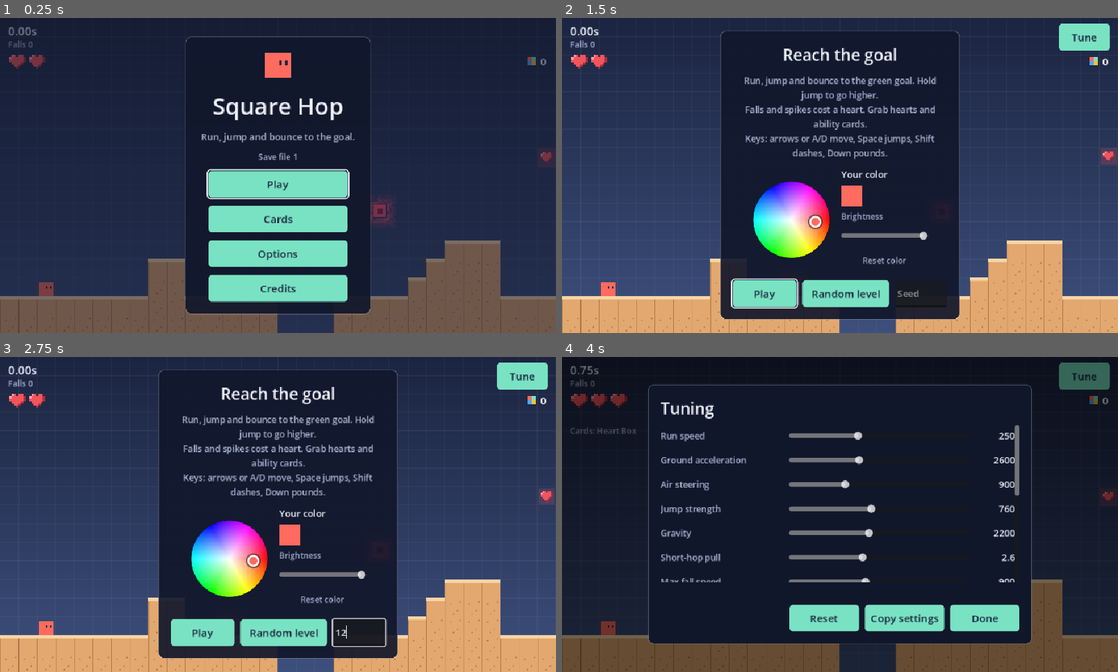
Above: before the commit, frames 1-4 (two rows, left to right).
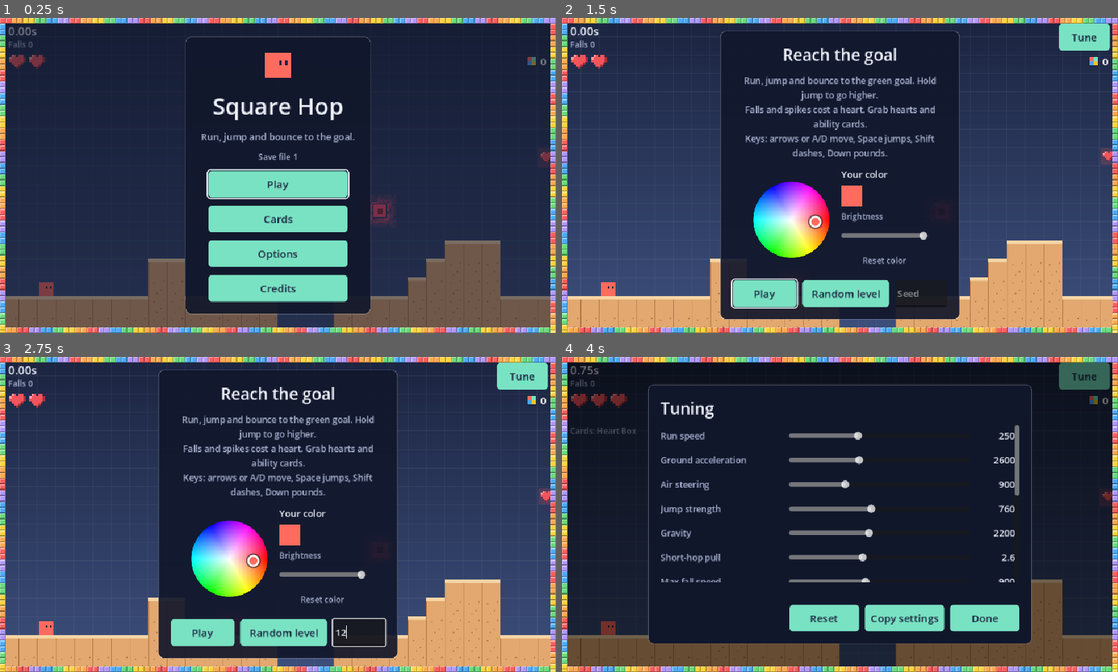
Above: after the commit, the same moments.

Repository: Wut-Lab/Gdtest
Game: Godot game, scene res://scenes/main.tscn
Same seed, same stepped clock (60 frames per second), same inputs: the game is played once before the commit and once after it.
Inputs (mouse positions are in pixels of both pictures, inside the frame that each line leads up to):
- Up to frame 1 (0.25 s): no input
- Up to frame 2 (1.5 s): click "Play" at 0.5 s; click "File 1 · Current New game" at 1.25 s
- Up to frame 3 (2.75 s): click (361, 634) at 2.02 s; type "12" at 2.1 s
- Up to frame 4 (4 s): click "Play" at 2.75 s; click "Tune" at 3.5 s

The runs differ from the first frame. In frame 1, 5.5% of the frame differs, in the area x 0-100%, y 0-100%; in frame 2, 5.5%; in frame 3, 5.5%; in frame 4, 5.5%.

Commit message:
Phone controls in a black bar at the bottom with animated 3D block keys; rainbow block border around the screen
The camera keeps the level above the bar.

Co-Authored-By: Claude Opus 5.5 <noreply@anthropic.com>
Claude-Session: https://claude.ai/code/session_013BExeNvw9cRKcGMw9Cx8kr

Diff:
--- a/scripts/main.gd
+++ b/scripts/main.gd
@@ -66,6 +66,8 @@
 	get_viewport().size_changed.connect(_on_screen_changed)
 	_on_screen_changed()
 	_start_music()
+	$TouchControls.bar_changed.connect(_fit_to_bar)
+	add_child(ScreenBorder.new())
 	hud.set_pixels(CardCollection.pixels)
 	_setup_web_bridge()
 
@@ -100,6 +102,7 @@
 	var visible := get_viewport().get_visible_rect().size
 	var z := maxf(1.0, visible.y / 760.0)
 	player.camera.zoom = Vector2(z, z)
+	_fit_to_bar()
 
 
 ## Keep the camera inside the level, and treat falling below it as a fall.
@@ -111,10 +114,21 @@
 	player.camera.limit_right = int(b.end.x)
 	player.camera.limit_top = -100000
 	player.camera.limit_bottom = int(b.end.y)
+	_fit_to_bar()
 	player.fall_limit_y = b.end.y + 80.0
 
 
 ## Replace the current level with a text map and start playing it.
+## On touchscreens the controls sit in a black bar along the bottom. Shift the camera so the
+## player is centered in the space above it, and let it show the bar's height below the
+## level's floor so the ground ends right at the bar's top edge.
+func _fit_to_bar() -> void:
+	var bar: float = $TouchControls.bar_height() / player.camera.zoom.y
+	player.camera.offset.y = bar / 2.0
+	# The offset is added after the limit, so the limit only needs the other half.
+	player.camera.limit_bottom = int(level.get_bounds().end.y + bar / 2.0)
+
+
 func load_level_text(text: String) -> void:
 	level.load_map_text(text)
 	_sync_chests()
--- /dev/null
+++ b/scripts/screen_border.gd
@@ -0,0 +1,49 @@
+class_name ScreenBorder
+extends CanvasLayer
+## A frame of rainbow 3D blocks around the whole screen, drawn above everything else.
+
+const BLOCK := 10.0
+const COLORS := [Color("ff5e5e"), Color("ffa94d"), Color("ffd43b"), Color("69db7c"),
+	Color("4dabf7"), Color("b197fc")]
+
+var _canvas: Control
+
+
+func _ready() -> void:
+	layer = 50
+	_canvas = Control.new()
+	_canvas.set_anchors_and_offsets_preset(Control.PRESET_FULL_RECT)
+	_canvas.mouse_filter = Control.MOUSE_FILTER_IGNORE
+	_canvas.draw.connect(_draw_border)
+	add_child(_canvas)
+	get_viewport().size_changed.connect(_canvas.queue_redraw)
+
+
+func _draw_border() -> void:
+	var size := _canvas.size
+	var n := 0
+	# Walk around the edge clockwise so the rainbow flows all the way round.
+	var cols := int(ceil(size.x / BLOCK))
+	var rows := int(ceil(size.y / BLOCK))
+	for i in cols:
+		_block(Vector2(i * BLOCK, 0.0), n)
+		n += 1
+	for j in range(1, rows):
+		_block(Vector2(size.x - BLOCK, j * BLOCK), n)
+		n += 1
+	for i in range(cols - 2, -1, -1):
+		_block(Vector2(i * BLOCK, size.y - BLOCK), n)
+		n += 1
+	for j in range(rows - 2, 0, -1):
+		_block(Vector2(0.0, j * BLOCK), n)
+		n += 1
+
+
+## One block: its color, a light top-left edge and a dark bottom-right edge.
+func _block(p: Vector2, n: int) -> void:
+	var c: Color = COLORS[(n / 2) % COLORS.size()]
+	_canvas.draw_rect(Rect2(p, Vector2(BLOCK, BLOCK)), c)
+	_canvas.draw_rect(Rect2(p, Vector2(BLOCK, 2)), c.lightened(0.45))
+	_canvas.draw_rect(Rect2(p, Vector2(2, BLOCK)), c.lightened(0.3))
+	_canvas.draw_rect(Rect2(p + Vector2(0, BLOCK - 2), Vector2(BLOCK, 2)), c.darkened(0.35))
+	_canvas.draw_rect(Rect2(p + Vector2(BLOCK - 2, 0), Vector2(2, BLOCK)), c.darkened(0.25))
--- a/scripts/touch_controls.gd
+++ b/scripts/touch_controls.gd
@@ -1,10 +1,18 @@
 extends CanvasLayer
 ## On-screen buttons. They show on touchscreens, or as soon as a touch is seen.
 ## Each button presses an Input Map action, so the player code doesn't know about touch.
-## The buttons stay in the screen's bottom corners whatever its shape.
+## The buttons sit in a black bar along the bottom of the screen, so your thumbs never cover
+## the level: Left and Right on the left, Pound, Dash and Jump on the right. Main moves the
+## camera so the level shows above the bar.
 
-const MARGIN := 18.0
+signal bar_changed
+
+const BAR_HEIGHT := 104.0
+const BORDER := ScreenBorder.BLOCK
+const MARGIN := 14.0
 const GAP := 12.0
+const SMALL := Vector2(76, 72)
+const BIG := Vector2(96, 72)
 
 @onready var pad: Node2D = $Pad
 @onready var left: TouchScreenButton = $Pad/Left
@@ -13,12 +21,58 @@
 @onready var dash: TouchScreenButton = $Pad/Dash
 @onready var pound: TouchScreenButton = $Pad/Pound
 
+var _bar: ColorRect
+var _keys := {}   # button -> TouchKey
+
 
 func _ready() -> void:
+	_bar = ColorRect.new()
+	_bar.color = Color("05070d")
+	_bar.mouse_filter = Control.MOUSE_FILTER_IGNORE
+	add_child(_bar)
+	move_child(_bar, 0)
+	_setup_key(left, SMALL, "", -1.0, Color("2a3354"))
+	_setup_key(right, SMALL, "", 1.0, Color("2a3354"))
+	_setup_key(jump, BIG, "JUMP", 0.0, Color("79e2c2"), Color("1b2440"))
+	_setup_key(dash, SMALL, "DASH", 0.0, Color("e5484d"))
+	_setup_key(pound, SMALL, "POUND", 0.0, Color("e5484d"))
 	pad.visible = DisplayServer.is_touchscreen_available()
 	set_abilities([])
 	get_viewport().size_changed.connect(_layout)
 	_layout()
+
+
+## Swaps the button's round picture for a 3D block key that animates when pressed.
+func _setup_key(b: TouchScreenButton, key_size: Vector2, text: String, arrow: float,
+		face: Color, text_color := Color("eef1fa")) -> void:
+	for c in b.get_children():
+		c.queue_free()
+	# Same touch setup as the old round buttons: a picture (now invisible) sets the button's
+	# size and the touch shape is centered on it. The key is drawn by a TouchKey child.
+	var img := Image.create_empty(int(key_size.x), int(key_size.y), false, Image.FORMAT_RGBA8)
+	b.texture_normal = ImageTexture.create_from_image(img)
+	b.texture_pressed = null
+	var shape := RectangleShape2D.new()
+	shape.size = key_size + Vector2(GAP, GAP)   # a little extra so near-misses still count
+	b.shape = shape
+	b.shape_centered = true
+	var key := TouchKey.new()
+	key.position = key_size / 2.0
+	key.key_size = key_size
+	key.label = text
+	key.arrow = arrow
+	key.face = face
+	key.text_color = text_color
+	b.add_child(key)
+	b.pressed.connect(key.press.bind(true))
+	b.released.connect(key.press.bind(false))
+	_keys[b] = key
+
+
+## Height the black bar covers at the bottom of the screen (with the border under it), or 0
+## when the controls are hidden.
+func bar_height() -> float:
+	return BAR_HEIGHT + BORDER if pad.visible else 0.0
 
 
 ## Dash and Pound buttons show only once their cards are collected.
@@ -29,16 +83,26 @@
 
 func _layout() -> void:
 	var size := get_viewport().get_visible_rect().size
-	var small := left.texture_normal.get_size()
-	var big := jump.texture_normal.get_size()
-	left.position = Vector2(MARGIN, size.y - MARGIN - small.y)
-	right.position = Vector2(MARGIN + small.x + GAP, size.y - MARGIN - small.y)
-	jump.position = Vector2(size.x - MARGIN - big.x, size.y - MARGIN - big.y)
-	# Dash to the left of Jump, Pound above it.
-	dash.position = Vector2(jump.position.x - GAP - small.x, size.y - MARGIN - small.y)
-	pound.position = Vector2(jump.position.x + (big.x - small.x) / 2.0, jump.position.y - GAP - small.y)
+	var bar_top := size.y - BORDER - BAR_HEIGHT
+	_bar.position = Vector2(0, bar_top)
+	_bar.size = Vector2(size.x, BAR_HEIGHT + BORDER)
+	_bar.visible = pad.visible
+	var cy := bar_top + BAR_HEIGHT / 2.0 + 2.0
+	var x := BORDER + MARGIN + SMALL.x / 2.0
+	left.position = Vector2(x, cy)
+	right.position = Vector2(x + SMALL.x + GAP, cy)
+	x = size.x - BORDER - MARGIN - BIG.x / 2.0
+	jump.position = Vector2(x, cy)
+	x -= BIG.x / 2.0 + GAP + SMALL.x / 2.0
+	dash.position = Vector2(x, cy)
+	pound.position = Vector2(x - SMALL.x - GAP, cy)
+	# Those were centers; buttons are placed by their top-left corner.
+	for b in _keys:
+		b.position -= _keys[b].key_size / 2.0
 
 
 func _input(event: InputEvent) -> void:
 	if event is InputEventScreenTouch and not pad.visible:
 		pad.visible = true
+		_layout()
+		bar_changed.emit()
--- /dev/null
+++ b/scripts/touch_key.gd
@@ -0,0 +1,60 @@
+class_name TouchKey
+extends Node2D
+## How an on-screen button looks: a chunky 3D block key, centered on its button.
+## Pressing it sinks the key face into its base and sends out a ring; letting go pops it back.
+
+const DEPTH := 6.0
+const OUTLINE := Color("05070d")
+const INK := Color("eef1fa")
+
+var key_size := Vector2(76, 70)
+var label := ""
+var arrow := 0.0            # -1 left, 1 right, 0 none
+var face := Color("2a3354")
+var text_color := INK
+var pressed := false
+
+var _press := 0.0           # 0 up, 1 fully sunk (eased toward pressed each frame)
+var _ring := 0.0            # 1 right after a press, fades to 0
+
+
+func press(on: bool) -> void:
+	if on and not pressed:
+		_ring = 1.0
+	pressed = on
+
+
+func _process(delta: float) -> void:
+	var target := 1.0 if pressed else 0.0
+	_press = move_toward(_press, target, delta * (14.0 if pressed else 8.0))
+	_ring = maxf(_ring - delta * 2.5, 0.0)
+	queue_redraw()
+
+
+func _draw() -> void:
+	var half := key_size / 2.0
+	var top := -half.y + DEPTH * _press
+	# Ring that grows out of the key when it's pressed.
+	if _ring > 0.0:
+		var grow := (1.0 - _ring) * 14.0
+		var r := Rect2(-half - Vector2(grow, grow), key_size + Vector2(grow, grow) * 2.0)
+		draw_rect(r, Color(face.lightened(0.4), _ring * 0.6), false, 3.0)
+	# Base (the key's side), then the face on top of it.
+	draw_rect(Rect2(-half - Vector2(2, 2), key_size + Vector2(4, 4)), OUTLINE)
+	draw_rect(Rect2(-half.x, -half.y + DEPTH, key_size.x, key_size.y - DEPTH), face.darkened(0.45))
+	var f := face.darkened(0.12 * _press)
+	draw_rect(Rect2(-half.x, top, key_size.x, key_size.y - DEPTH), f)
+	draw_rect(Rect2(-half.x, top, key_size.x, 4.0), f.lightened(0.25))
+	draw_rect(Rect2(-half.x, top, 4.0, key_size.y - DEPTH), f.lightened(0.12))
+	var mid := Vector2(0.0, top + (key_size.y - DEPTH) / 2.0)
+	if arrow != 0.0:
+		# A blocky arrow: rows of 5 px blocks narrowing to a point.
+		for i in 4:
+			var h := (4 - i) * 5.0
+			var x := mid.x + arrow * (i * 5.0 - 8.0)
+			draw_rect(Rect2(x - 2.5, mid.y - h, 5.0, h * 2.0), text_color)
+	elif label != "":
+		var font := ThemeDB.fallback_font
+		var fs := 17
+		var w := font.get_string_size(label, HORIZONTAL_ALIGNMENT_LEFT, -1, fs).x
+		draw_string(font, mid + Vector2(-w / 2.0, fs * 0.35), label, HORIZONTAL_ALIGNMENT_LEFT, -1, fs, text_color)
Not shown, added: scripts/screen_border.gd.uid
Not shown, added: scripts/touch_key.gd.uid
